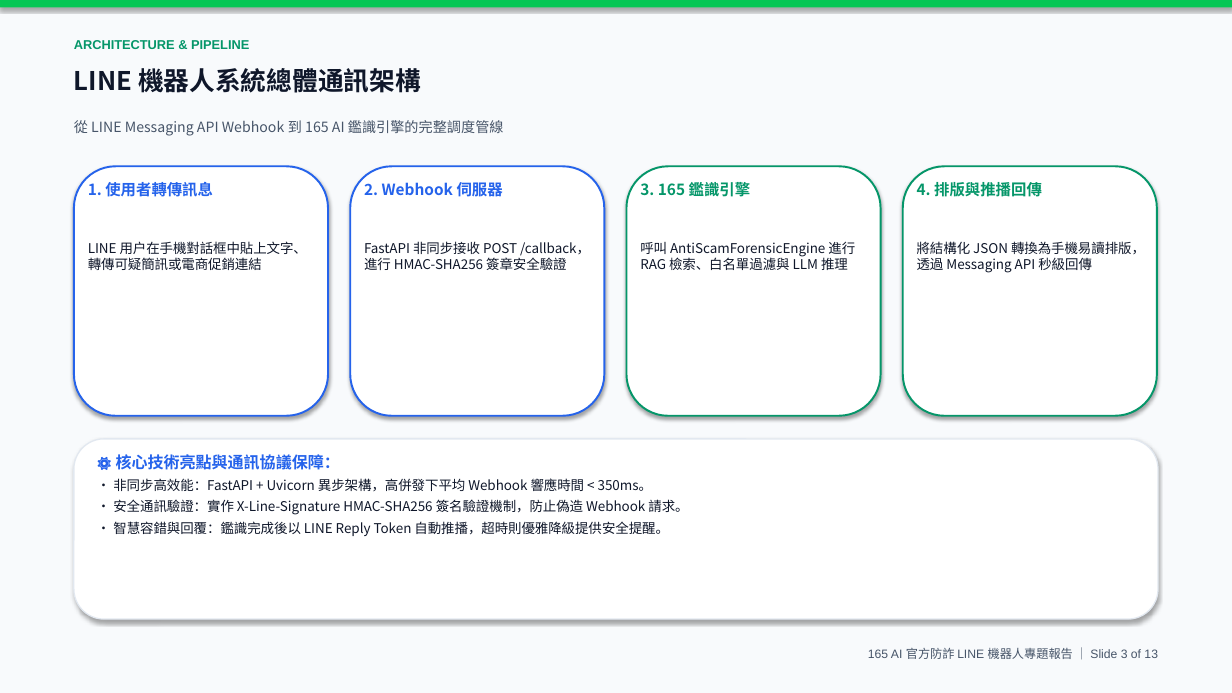
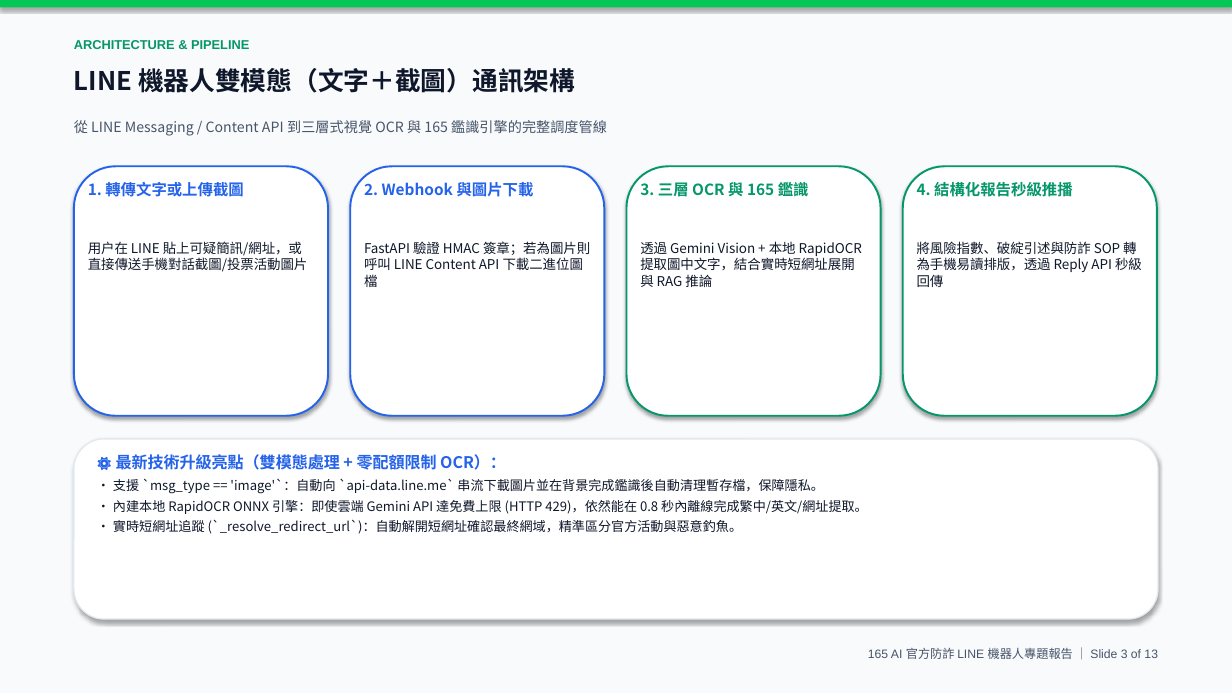
Before and after one commit to alex0647-star/165-anti-scam-ai, a slide deck: slide 3 of LINE官方防詐機器人_專題簡報.pptx. Drawn at 1232x693 pixels with LibreOffice and Linux fonts; fonts in the diff are those of the drawing. Boxes give left, top, right and bottom in pixels: in the first picture for what was removed or moved away, otherwise in the second. Text is boxed around its words. In the diff, an @@ line names an element or a change of style, - is before the commit and + after.

Commit message:
更新 165 AI 專題簡報、LINE 官方機器人伺服器與相關實測成果

```diff
--- a/LINE官方防詐機器人_專題簡報.pptx
+++ b/LINE官方防詐機器人_專題簡報.pptx
@@ text at bbox=[74, 68, 575, 93]: text changed @@
-LINE 機器人系統總體通訊架構
+LINE 機器人雙模態（文字＋截圖）通訊架構
@@ text at bbox=[74, 120, 607, 136]: text changed @@
-從 LINE Messaging API Webhook 到 165 AI 鑑識引擎的完整調度管線
+從 LINE Messaging / Content API 到三層式視覺 OCR 與 165 鑑識引擎的完整調度管線
@@ text at bbox=[88, 182, 243, 197]: text changed @@
-1. 使用者轉傳訊息
+1. 轉傳文字或上傳截圖
@@ text at bbox=[364, 182, 534, 197]: text changed @@
-2. Webhook 伺服器
+2. Webhook 與圖片下載
@@ text at bbox=[640, 180, 809, 200]: text changed @@
-3. 165 鑑識引擎
+3. 三層 OCR 與 165 鑑識
@@ text at bbox=[917, 180, 1072, 200]: text changed @@
-4. 排版與推播回傳
+4. 結構化報告秒級推播
@@ text at bbox=[917, 239, 1142, 287]: text changed @@
-將結構化 JSON 轉換為手機易讀排版，透過 Messaging API 秒級回傳
+將風險指數、破綻引述與防詐 SOP 轉為手機易讀排版，透過 Reply API 秒級回傳
@@ text at bbox=[88, 241, 308, 272]: text changed @@
-LINE 用戶在手機對話框中貼上文字、轉傳可疑簡訊或電商促銷連結
+用戶在 LINE 貼上可疑簡訊/網址，或直接傳送手機對話截圖/投票活動圖片
@@ text at bbox=[364, 241, 590, 289]: text changed @@
-FastAPI 非同步接收 POST /callback，進行 HMAC-SHA256 簽章安全驗證
+FastAPI 驗證 HMAC 簽章；若為圖片則呼叫 LINE Content API 下載二進位圖檔
@@ text at bbox=[640, 241, 862, 287]: text changed @@
-呼叫 AntiScamForensicEngine 進行 RAG 檢索、白名單過濾與 LLM 推理
+透過 Gemini Vision + 本地 RapidOCR 提取圖中文字，結合實時短網址展開與 RAG 推論
@@ text at bbox=[113, 452, 868, 534]: text changed; size 10.5 to 10.2 pt @@
-⚙️ 核心技術亮點與通訊協議保障：
-• 非同步高效能：FastAPI + Uvicorn 異步架構，高併發下平均 Webhook 響應時間 < 350ms。
-• 安全通訊驗證：實作 X-Line-Signature HMAC-SHA256 簽名驗證機制，防止偽造 Webhook 請求。
-• 智慧容錯與回覆：鑑識完成後以 LINE Reply Token 自動推播，超時則優雅降級提供安全提醒。
+⚙️ 最新技術升級亮點（雙模態處理 + 零配額限制 OCR）：
+• 支援 `msg_type == 'image'`：自動向 `api-data.line.me` 串流下載圖片並在背景完成鑑識後自動清理暫存檔，保障隱私。
+• 內建本地 RapidOCR ONNX 引擎：即使雲端 Gemini API 達免費上限 (HTTP 429)，依然能在 0.8 秒內離線完成繁中/英文/網址提取。
+• 實時短網址追蹤 (`_resolve_redirect_url`)：自動解開短網址確認最終網域，精準區分官方活動與惡意釣魚。
```
Also in this commit, not shown: 12 other slides changed, 3 other files.
